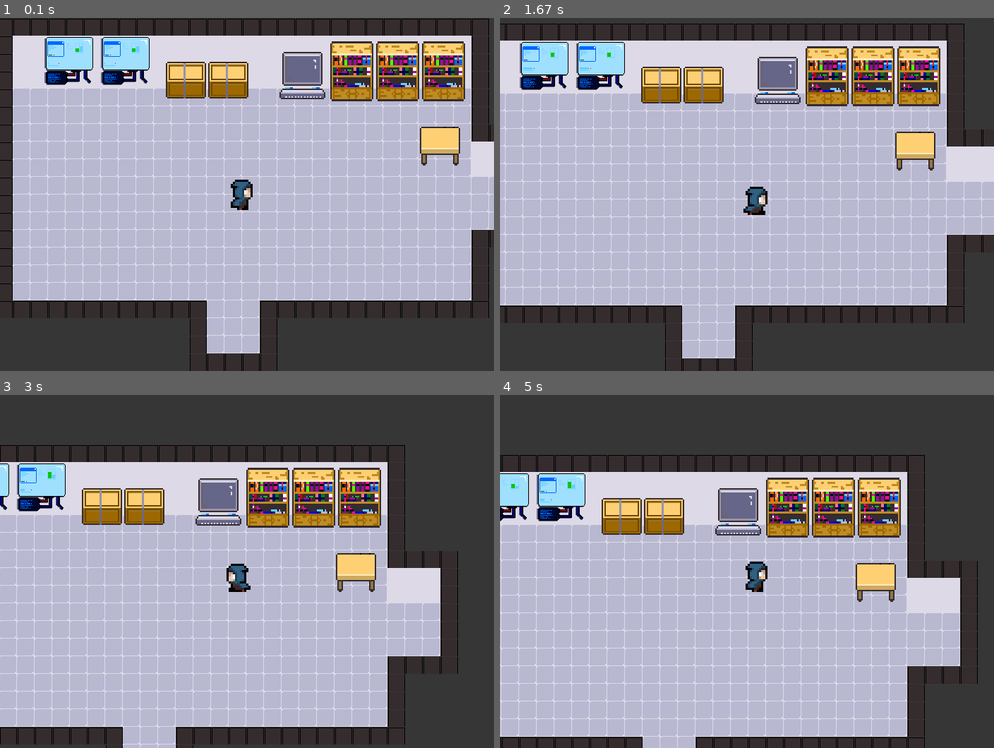
Above: before the commit, frames 1-4 (two rows, left to right).
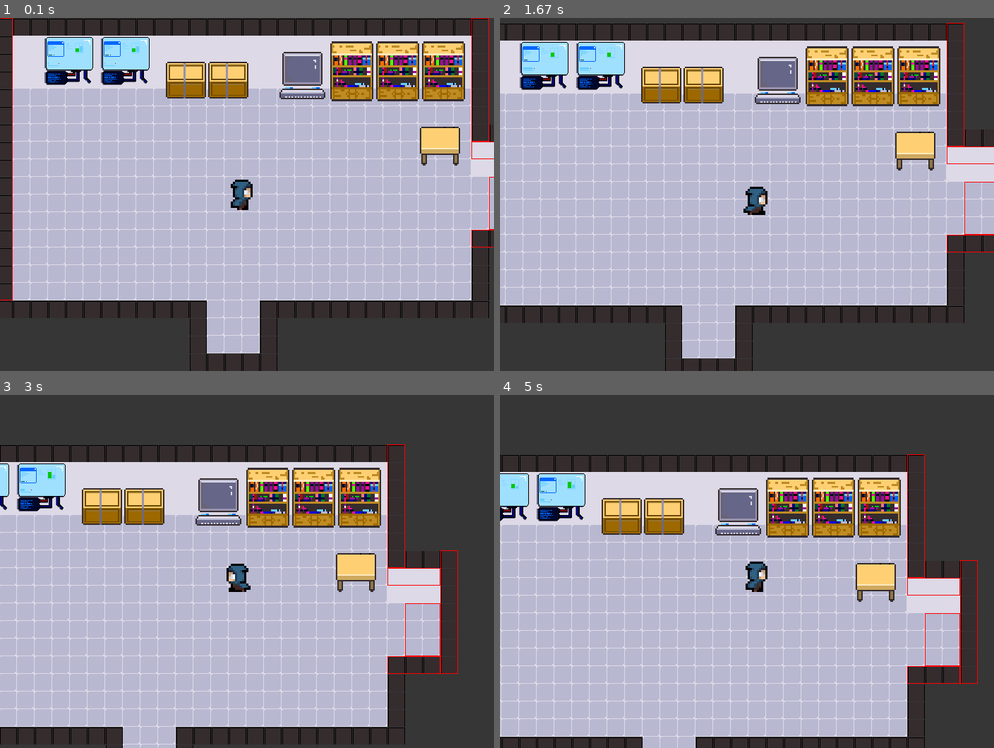
Above: after the commit, the same moments.

Repository: christVayds/pygame_project
Game: pygame game, started from main.py
The game is run twice, just before and just after one commit, with the same random seed, the same clock (stepped at 60 frames per second) and the same inputs.
Inputs:
- Up to frame 1 (0.1 s): no input
- Up to frame 2 (1.67 s): tap S at 0.33 s; tap A at 0.67 s; tap W at 1 s; hold Right from 1.33 s (still down)
- Up to frame 3 (3 s): release Right at 1.8 s; hold Up 1.83-2.13 s; hold Right 2.17-2.63 s; hold Left from 2.67 s (still down)
- Up to frame 4 (5 s): release Left at 3.2 s; hold Down 3.23-3.53 s; hold Left 3.57-3.97 s; hold Up 4-4.37 s; hold Right from 4.4 s (still down)

The runs differ from the first frame. In frame 1, 0.3% of the frame differs, in the area x 0-100%, y 0-80%; in frame 2, 0.2%; in frame 3, 0.4%, in the area x 78-93%, y 14-79%; in frame 4, 0.4%.

Commit message:
removed the opening animation for doors, we'll add it later.

Diff:
--- a/Data/data.json
+++ b/Data/data.json
@@ -11,6 +11,8 @@
         {"name": "monitor_1", "type": "animated", "rect": "(150, 25, 70, 70)"},
         {"name": "monitor_1", "type": "animated", "rect": "(70, 25, 70, 70)"},
 
+        {"name": "naviation", "type": "navigation", "rect": "(700, 225, 50, 75)"},
+
         {"name": "hidden", "type": "hidden2", "rect": "(0, 0, 25, 400)", "comment": "left side"},
         {"name": "hidden", "type": "hidden2", "rect": "(675, 0, 25, 175)", "comment": "right side"},
         {"name": "hidden", "type": "hidden2", "rect": "(750, 150, 25, 175)", "comment": "door 2"},
--- /dev/null
+++ b/Maps/Map_2.py
@@ -0,0 +1,43 @@
+import pygame
+
+class TileMap():
+    def __init__(self, tilesize, x, y):
+        pygame.init()
+        self.tilesize = tilesize
+        self.images = []
+        self.x = x
+        self.y = y
+        self.name = 'map'
+        self.images.append(pygame.transform.scale(pygame.image.load("C:/Users/Admin/OneDrive/Documents/pygame_project/characters/objects/border_1.png").convert(), (self.tilesize, self.tilesize)))
+        self.images.append(pygame.transform.scale(pygame.image.load("C:/Users/Admin/OneDrive/Documents/pygame_project/characters/objects/floor_2.png").convert(), (self.tilesize, self.tilesize)))
+        self.images.append(pygame.transform.scale(pygame.image.load("C:/Users/Admin/OneDrive/Documents/pygame_project/characters/objects/wall_1.png").convert(), (self.tilesize, self.tilesize)))
+        self.array = [[1,1,1,1,1,1,1,1,1,1,1,1,1,1,1,1,1,1,1,1,1,1,1,1,1,1,1,1,1],
+[1,2,2,2,2,2,2,2,2,2,2,2,2,2,2,2,2,2,2,2,2,2,2,2,2,2,2,2,1],
+[1,2,2,2,2,2,2,2,2,2,2,2,2,2,2,2,2,2,2,2,2,2,2,2,2,2,2,2,1],
+[1,2,2,2,2,2,2,2,2,2,2,2,2,2,2,2,2,2,2,2,2,2,2,2,2,2,2,2,1],
+[1,3,3,3,3,3,3,3,3,3,3,3,3,3,3,3,3,3,3,3,3,3,3,3,3,3,3,3,1],
+[1,3,3,3,3,3,3,3,3,3,3,3,3,3,3,3,3,3,3,3,3,3,3,3,3,3,3,3,1],
+[1,3,3,3,3,3,3,3,3,3,3,3,3,3,3,3,3,3,3,3,3,3,3,3,3,3,3,3,1],
+[1,3,3,3,3,3,3,3,3,3,3,3,3,3,3,3,3,3,3,3,3,3,3,3,3,3,3,3,1],
+[1,3,3,3,3,3,3,3,3,3,3,3,1,3,3,3,1,1,1,1,1,1,1,1,1,1,1,1,1],
+[1,3,3,3,3,3,3,3,3,3,3,3,1,3,3,3,2,2,2,2,2,2,2,2,2,2,2,2,1],
+[1,3,3,3,3,3,3,3,3,3,3,3,1,3,3,3,2,2,2,2,2,2,2,2,2,2,2,2,1],
+[1,3,3,3,3,3,3,3,3,3,3,3,1,3,3,3,3,3,3,3,3,3,3,3,3,3,3,3,1],
+[1,3,3,3,3,3,3,3,3,3,3,3,1,3,3,3,3,3,3,3,3,3,3,3,3,3,3,3,1],
+[1,3,3,3,3,3,3,3,3,3,3,3,1,3,3,3,3,3,3,3,3,3,3,3,3,3,3,3,1],
+[1,3,3,3,3,3,3,3,3,3,3,3,1,3,3,3,3,3,3,3,3,3,3,3,3,3,3,3,1],
+[1,3,3,3,3,3,3,3,3,3,3,3,1,3,3,3,3,3,3,3,3,3,3,3,3,3,3,3,1],
+[1,3,3,3,3,3,3,3,3,3,3,3,1,3,3,3,3,3,3,3,3,3,3,3,3,3,3,3,1],
+[1,3,3,3,3,3,3,3,3,3,3,3,1,3,3,3,3,3,3,3,3,3,3,3,3,3,3,3,1],
+[1,1,1,1,1,1,1,1,1,1,1,1,1,1,1,1,1,1,1,1,1,1,1,1,1,1,1,1,1]]
+    def drawMap(self, surface):
+            for i,row in enumerate(self.array):
+                for j,tile in enumerate(row):
+                    if tile > 0:
+                        surface.blit(self.images[tile - 1], (self.x + j * self.tilesize, self.y + i * self.tilesize))
+
+    def move_x(self, direction):
+         self.x += direction
+
+    def move_y(self, direction):
+         self.y += direction
--- a/character.py
+++ b/character.py
@@ -28,6 +28,9 @@
         self.right = True
         self.up = False
         self.down = False
+
+        # handling location
+        self.location = 'base'
 
         # image and animation
         self.c_left = []
@@ -41,7 +44,7 @@
     def draw(self, screen, allObj):
 
         # handle collision
-        self.handleCollision(allObj, screen)
+        self.handleCollision(allObj)
 
         # get key events
         keys = pygame.key.get_pressed()
@@ -141,7 +144,7 @@
     def move_y(self, direction):
         self.rect.y += direction
 
-    def handleCollision(self, objects, screen):
+    def handleCollision(self, objects):
         for obj in objects:
             if self.left or self.right:
                 if self.rect.y > obj.rect.y:
@@ -150,30 +153,7 @@
                     obj.front = False
 
             if pygame.sprite.collide_mask(self, obj):
-                if obj._type == 'animated_once':
-                    if obj.stop == False:
-                        obj.animateObj = True
-                        obj.animateOnce(screen)
-                    else:
-                        obj.animatedObj = False
-
-                else:
-                    obj.stop = False
-
-                if obj._type != 'hidden2':
-                    if self.left:
-                        if self.rect.y <= obj.rect.y:
-                            self.rect.left = obj.rect.right
-                    elif self.right:
-                        if self.rect.y <= obj.rect.y:
-                            self.rect.right = obj.rect.left
-
-                    elif self.up and obj.front:
-                        if self.rect.top < obj.rect.bottom - 40:
-                            self.rect.top = obj.rect.bottom - 40
-                    elif self.down and not(obj.front):
-                        self.rect.bottom = obj.rect.top
-                else:
+                if obj._type == 'hidden2':
                     if self.left:
                         self.rect.left = obj.rect.right
                     elif self.right:
@@ -181,6 +161,19 @@
                     elif self.up:
                         self.rect.top = obj.rect.bottom
                     elif self.down:
+                        self.rect.bottom = obj.rect.top
+                elif obj._type in ['other', 'hidden', 'animated', 'animated_once']:
+                    if self.left:
+                        if self.rect.y <= obj.rect.y:
+                            self.rect.left = obj.rect.right
+                    elif self.right:
+                        if self.rect.y <= obj.rect.y:
+                            self.rect.right = obj.rect.left
+
+                    elif self.up and obj.front:
+                        if self.rect.top < obj.rect.bottom - 40:
+                            self.rect.top = obj.rect.bottom - 40
+                    elif self.down and not(obj.front):
                         self.rect.bottom = obj.rect.top
 
 # enemy variant 1
--- a/create.py
+++ b/create.py
@@ -1,4 +1,5 @@
 from object import Object
+from character import Enemy
 
 class Create:
 
@@ -15,6 +16,13 @@
             object = Object(obj['rect'][0], obj['rect'][1], obj['rect'][2], obj['rect'][3], obj['type'], obj['name'])
             self.listofObjects.append(object)
 
+    def create2(self):
+        for obj in self.list_obj:
+            if obj['type'] == 'anemy':
+                self.listofObjects.append(Enemy(obj['rect'][0], obj['rect'][1], obj['rect'][2], obj['rect'][3], obj['type'], obj['name']))
+            else:
+                self.listofObjects.append(Object(obj['rect'][0], obj['rect'][1], obj['rect'][2], obj['rect'][3], obj['type'], obj['name']))
+
     def draw(self):
         for obj in self.listofObjects:
             if obj != self.listofObjects[0]:
--- a/main.py
+++ b/main.py
@@ -26,6 +26,7 @@
 # IMPORT MAPS
 # from Maps.map1 import TileMap as Map1
 from Maps import baseMap # MAP1 / BASE
+from Maps import Map_2
 
 # initialize pygame
 pygame.init()
@@ -41,6 +42,7 @@
 
 # MAP
 base = baseMap.TileMap(25, 0, 0)
+map_2 = Map_2.TileMap(25, 0, 0)
 
 # GUIs (not yet draw)
 itemsGUI = UI((windowSize['width'] - 350) / 2, (windowSize['height'] - 80), 350, 70)
@@ -55,7 +57,7 @@
 # PLAYER
 player = Player(((windowSize['width'] - 50) / 2), ((windowSize['height'] - 50) / 2), 50, 50)
 
-# enemies
+# enemies for map 2
 enemy1 = Enemy(100, 100, 50, 50, 'goblin')
 
 # read object data from json file data
@@ -63,7 +65,7 @@
 readData.read() # read all data
 readData.strToTuple('Base') # make all string tuple in Map1 to tuple
 
-# create objects for blocks and other objects
+# create objects for blocks and other objects - Map 1 / base
 create = Create(window, player, readData.data['Base'])
 create.create()
 
@@ -81,7 +83,6 @@
 # listOfMap is a list of map tiles
 
 # draw base map function
-
 def draw_base():
 
     window.fill((54, 54, 54))
@@ -101,6 +102,15 @@
 
     # camera
     camera.move(allObjects)
+
+    pygame.display.flip()
+
+# draw MAP 2 funtion
+def draw_map2():
+    window.fill((54, 54, 54))
+
+    # draw map 2
+    map_2.drawMap(window)
 
     pygame.display.flip()
 
@@ -128,14 +138,17 @@
                 run = False
 
         # draw the display
-        draw_base()
+        if player.location == 'base':
+            draw_base()
+        elif player.location == 'map2':
+            draw_map2()
 
         # for testing
         chechFPS(round(clock.get_fps(), 2))
 
     # quit program after the loop
     print(fpsCollected)
-    print('lowest:', min(fpsCollected), '\nHighest:', max(fpsCollected))
+    print('lowest:', min(fpsCollected), '\nHighest:', max(fpsCollected), '\nLocation:', player.location)
     pygame.quit()
 
 # function for testing
--- a/object.py
+++ b/object.py
@@ -38,7 +38,7 @@
         # Optimizing rendering objects - rendering the object when the object is in the display
         # if x position is greater than the negative side of the object and if x position is less than the size of the width of the screen and y position is greater than the size of the object and y position is less than the height of the screen then render the image of tile
 
-        if self._type not in ['hidden', 'hidden2', 'other', 'animated', 'animated_once']:
+        if self._type not in ['hidden', 'hidden2', 'other', 'animated', 'animated_once', 'navigation']:
             if self.rect.x > -self.rect.width and self.rect.x < 700 and self.rect.y > -self.height and self.rect.y < 500:
                 screen.blit(self.nonAnimated, self.rect)
 
@@ -59,8 +59,8 @@
                 screen.blit(self.animatedObjects[0], self.rect)
 
         # for debuging or testing
-        # else:
-        #     pygame.draw.rect(screen, (255,0,0), self.rect, 1)
+        else:
+            pygame.draw.rect(screen, (255,0,0), self.rect, 1)
 
         # pygame.draw.rect(screen, (255,255,255), self.rect, 1)
 
@@ -97,7 +97,7 @@
 
     # load non animated objects here
     def loadNonAnimated(self):
-        if self._type not in ['hidden', 'hidden2', 'other', 'animated', 'animated_once']:
+        if self._type not in ['hidden', 'hidden2', 'other', 'animated', 'animated_once', 'navigation']:
             image = pygame.image.load(f'characters/obj2/{self._type}/{self.name}.png')
             self.nonAnimated = pygame.transform.scale(image, (self.width, self.height))
         elif self._type == 'other':
Not shown, changed: about/requirements.txt
